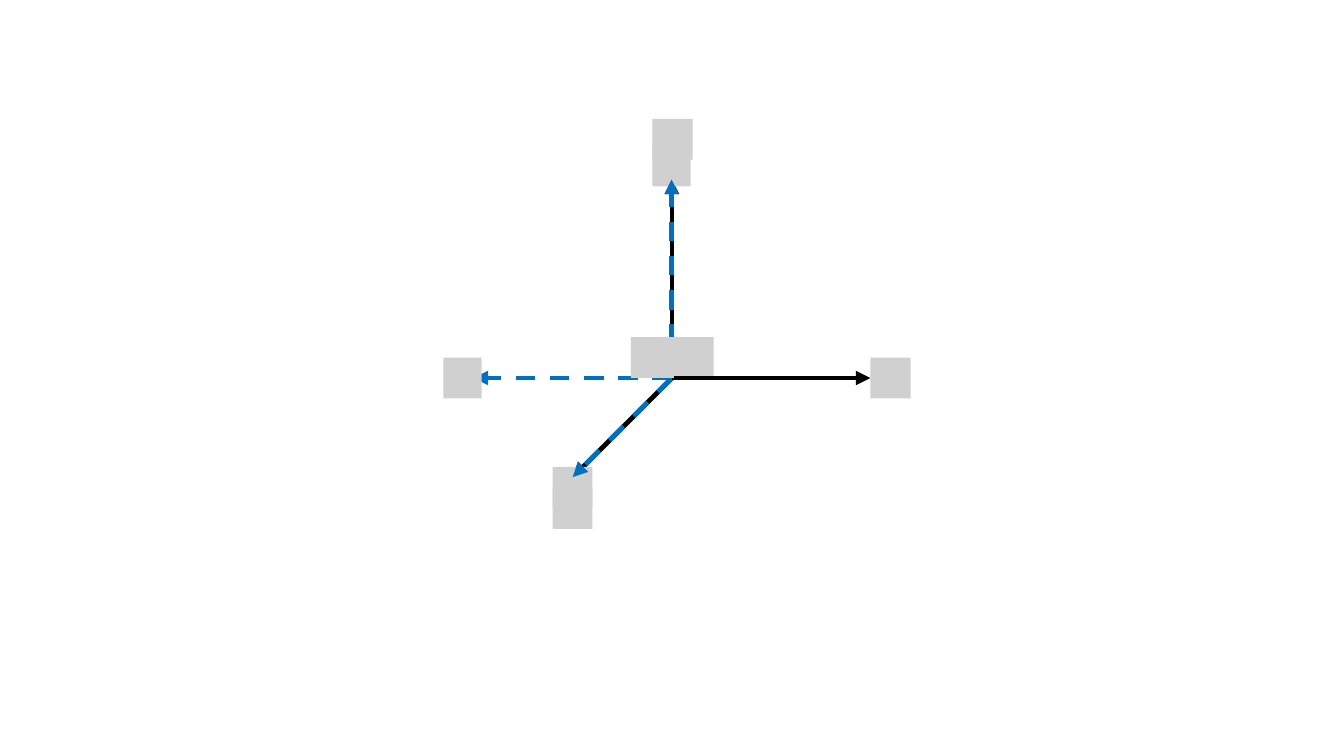
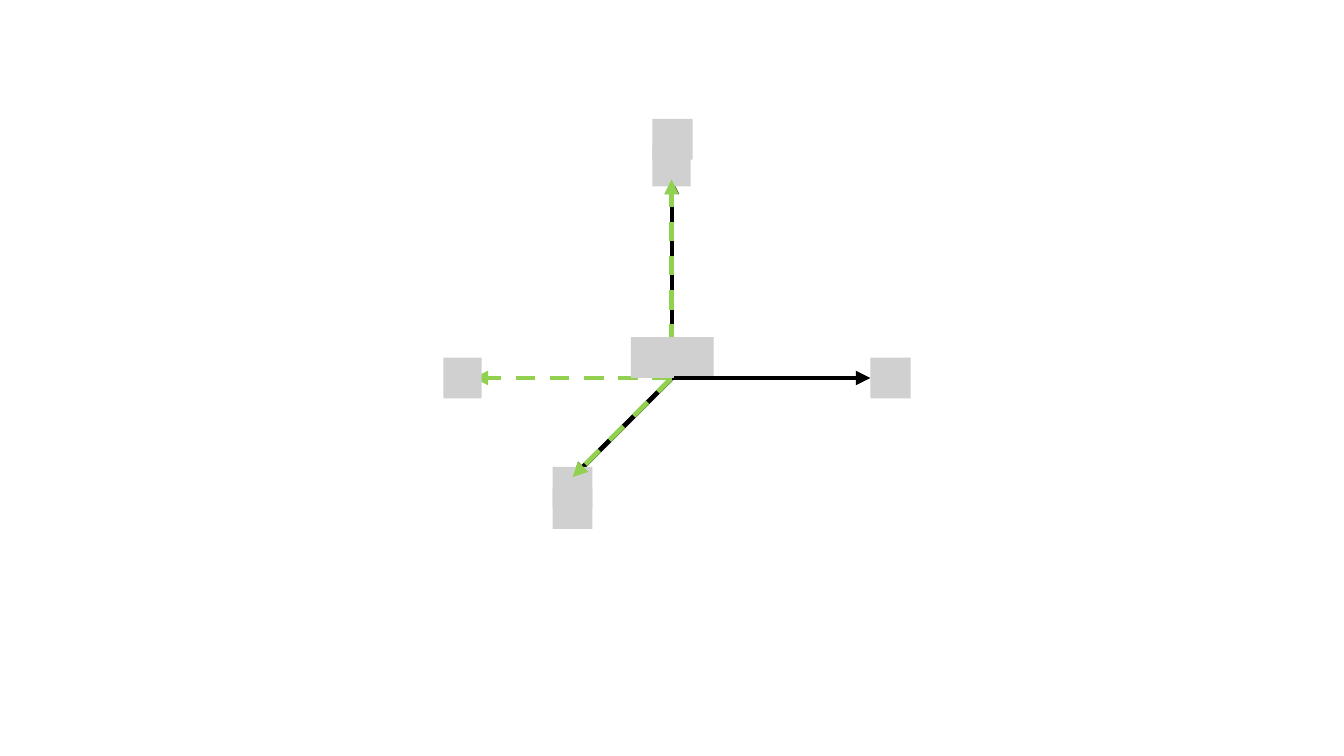
Before and after one commit to drescherflo/cad-sdgp, a slide deck: slide 1 of thesis/plots/rotation_90_around_x_axis.pptx. Drawn at 1344x756 pixels with LibreOffice and Linux fonts; fonts in the diff are those of the drawing; grey boxes stand for pictures. Boxes give left, top, right and bottom in pixels: in the first picture for what was removed or moved away, otherwise in the second. Text is boxed around its words. In the diff, an @@ line names an element or a change of style, - is before the commit and + after.

```diff
--- a/thesis/plots/rotation_90_around_x_axis.pptx
+++ b/thesis/plots/rotation_90_around_x_axis.pptx
@@ arrow (671, 378) - (671, 179): stroke #0070C0 3.5 pt dashed to #92D050 3.5 pt dashed @@
@@ arrow (673, 378) - (474, 378): stroke #0070C0 3.5 pt dashed to #92D050 3.5 pt dashed @@
@@ arrow (671, 378) - (573, 477): stroke #0070C0 3.5 pt dashed to #92D050 3.5 pt dashed @@
```
Also in this commit, not shown: 2 other files.
